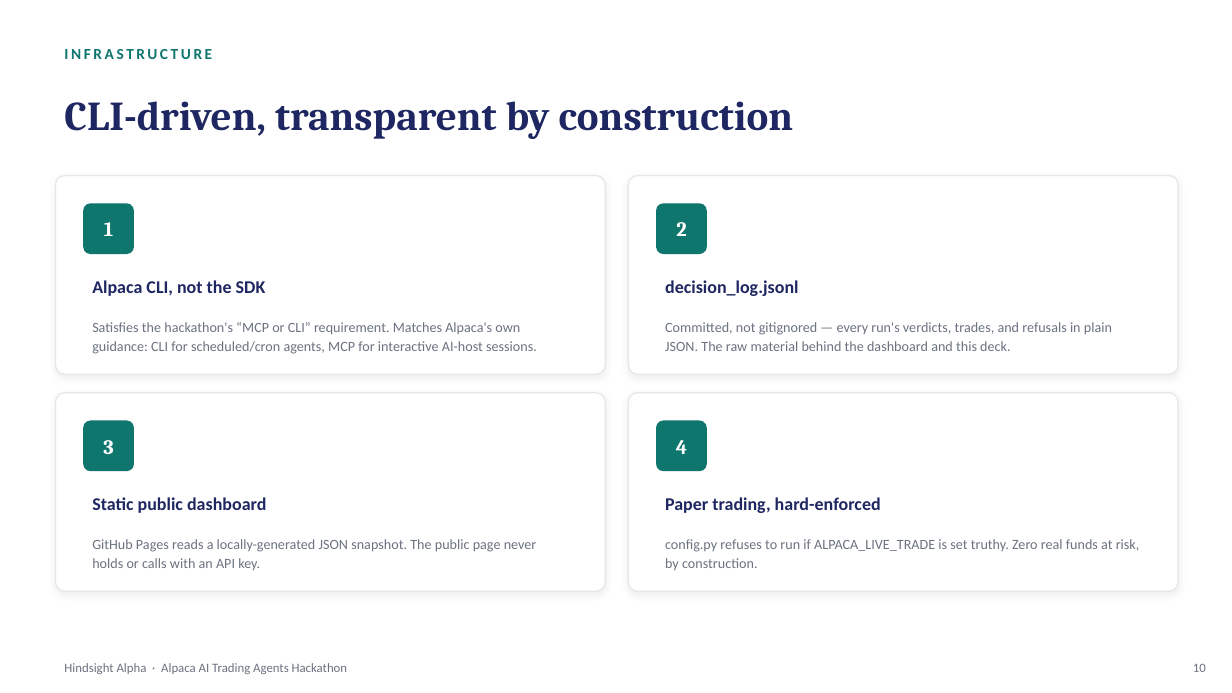
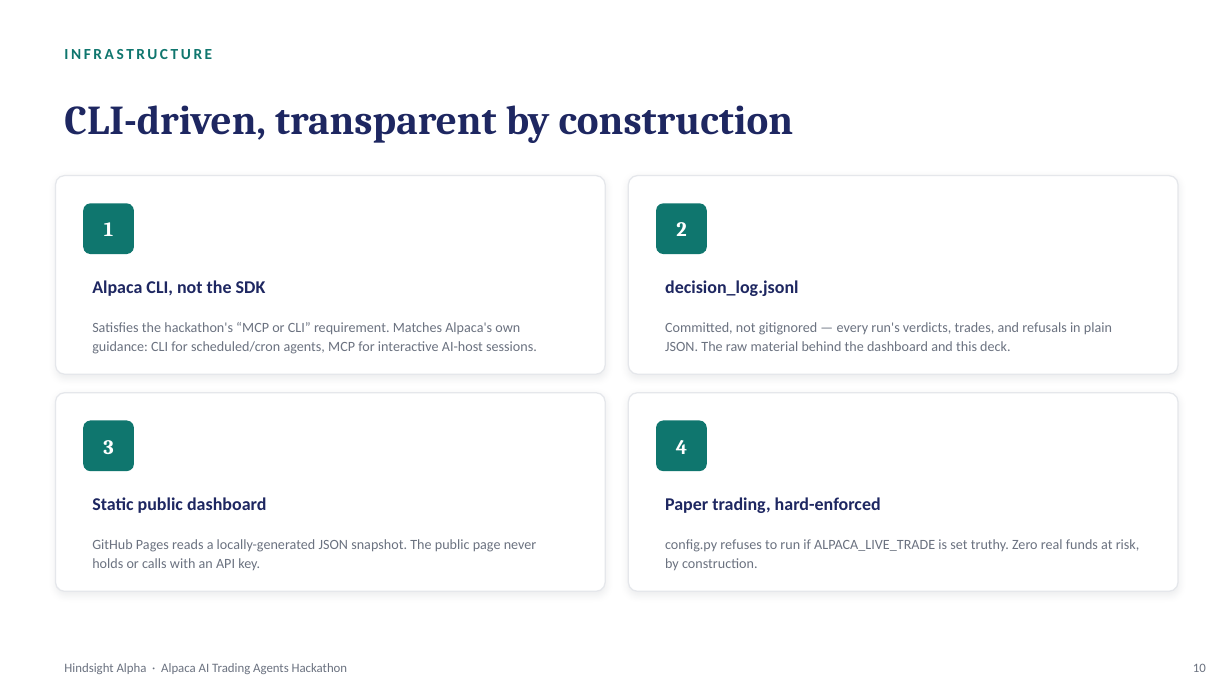
Before and after one commit to s-papy/hindsight-alpha, a slide deck: slide 9 of submission/Hindsight_Alpha_Deck.pptx. Drawn at 1232x693 pixels with LibreOffice and Linux fonts; fonts in the diff are those of the drawing. Boxes give left, top, right and bottom in pixels: in the first picture for what was removed or moved away, otherwise in the second. Text is boxed around its words. In the diff, an @@ line names an element or a change of style, - is before the commit and + after.

```diff
--- a/submission/Hindsight_Alpha_Deck.pptx
+++ b/submission/Hindsight_Alpha_Deck.pptx
@@ text "CLI-driven, transparent by construction": place and size @@
-text "CLI-driven, transparent by construction" at [64, 101, 793, 139]
+text "CLI-driven, transparent by construction" at [64, 105, 793, 143]
```
Also in this commit, not shown: 7 other slides changed.
